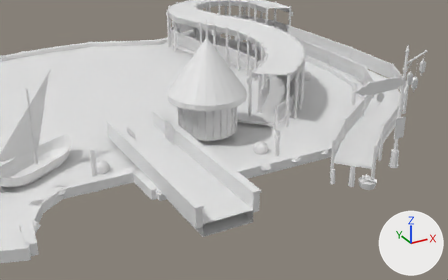
The FBX model models/AR_Sirocco/exports/AR_Sirocco_omgeving.fbx as it was, and as the next commit left it.
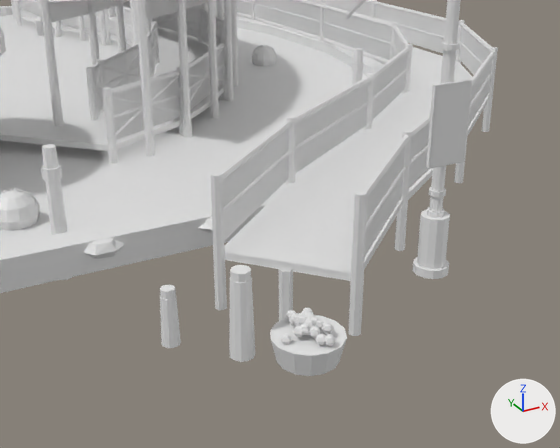
Old and new are each drawn from a camera (50 mm lens) standing at (-12.91, -36.75, 13.57) and looking at (-0.46, -14.12, 2.25) and again close up from a camera (50 mm lens) standing at (1.16, -24.06, 5.02) and looking at (4.86, -17.35, 1.66). The axes (+X, +Y, +Z) are drawn at lower right. The lights are the same throughout. The last two pictures show the newer version.

In view in the first close-up: 'SI_bamboe_0_om', 'SI_boei_blauw_0_om', 'SI_bordvlak_0_om', 'SI_fruit_geel_0_om', 'SI_kurk_0_om', 'SI_mand_0_om', 'SI_net_0_om', 'SI_paalmetaal_0_om', 'SI_stam_0_om', 'SI_stam_1_om', 'SI_steen_0_om', 'SI_vaas_0_om', 'SI_vlonder_0_om', 'SI_water_0_om' and 5 more.
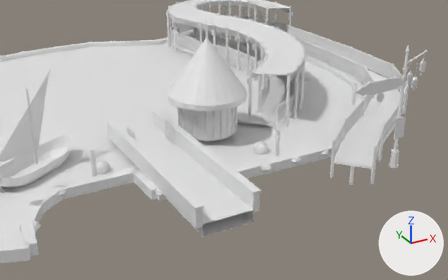
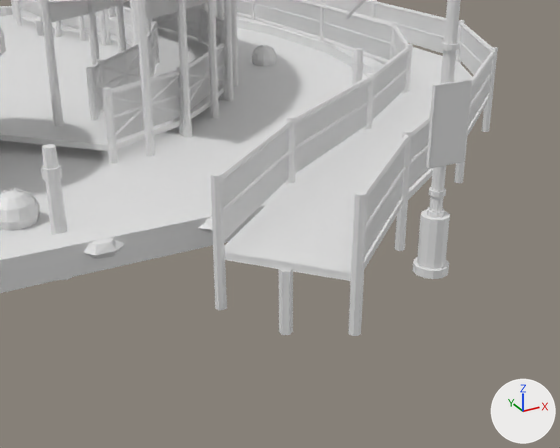
Location of each change, [x1, y1, x2, y2] in pixels of the close-ups (560 x 448 px):
'SI_vaas_0_om', deleted
    before: [160, 277, 255, 362]
'SI_mand_0_om', deleted
    before: [270, 315, 347, 376]
'SI_fruit_geel_0_om', deleted
    before: [280, 308, 336, 346]
'SI_kurk_0_om', deleted
    before: [160, 265, 251, 300]

The change, as a diff of the scene's bpy script:
```diff
--- a/models/AR_Sirocco/exports/AR_Sirocco_omgeving.fbx.py
+++ b/models/AR_Sirocco/exports/AR_Sirocco_omgeving.fbx.py
@@ ob_si_mand_0_om @@
-ob_si_mand_0_om = bpy.data.objects.new('SI_mand_0_om', me_si_mand_0_om)
-ob_si_mand_0_om.location = (0.0, 0.0, 0.0)
@@ ob_si_fruit_geel_0_om @@
-ob_si_fruit_geel_0_om = bpy.data.objects.new('SI_fruit_geel_0_om', me_si_fruit_geel_0_om)
-ob_si_fruit_geel_0_om.location = (0.0, 0.0, 0.0)
@@ ob_si_vaas_0_om @@
-ob_si_vaas_0_om = bpy.data.objects.new('SI_vaas_0_om', me_si_vaas_0_om)
-ob_si_vaas_0_om.location = (0.0, 0.0, 0.0)
@@ ob_si_kurk_0_om @@
-ob_si_kurk_0_om = bpy.data.objects.new('SI_kurk_0_om', me_si_kurk_0_om)
-ob_si_kurk_0_om.location = (0.0, 0.0, 0.0)
```
